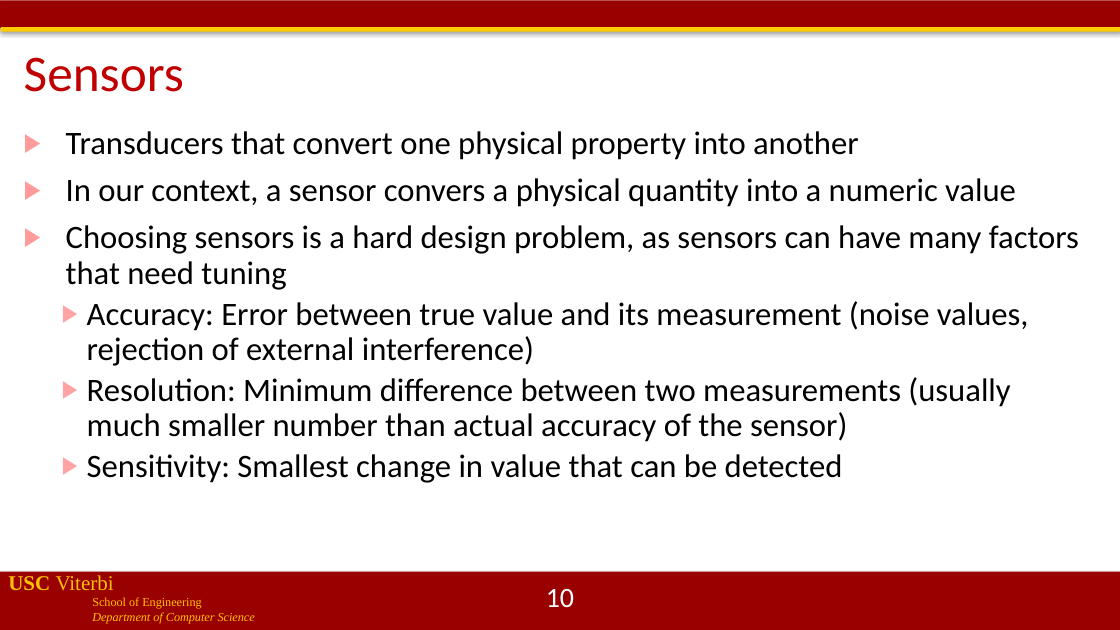
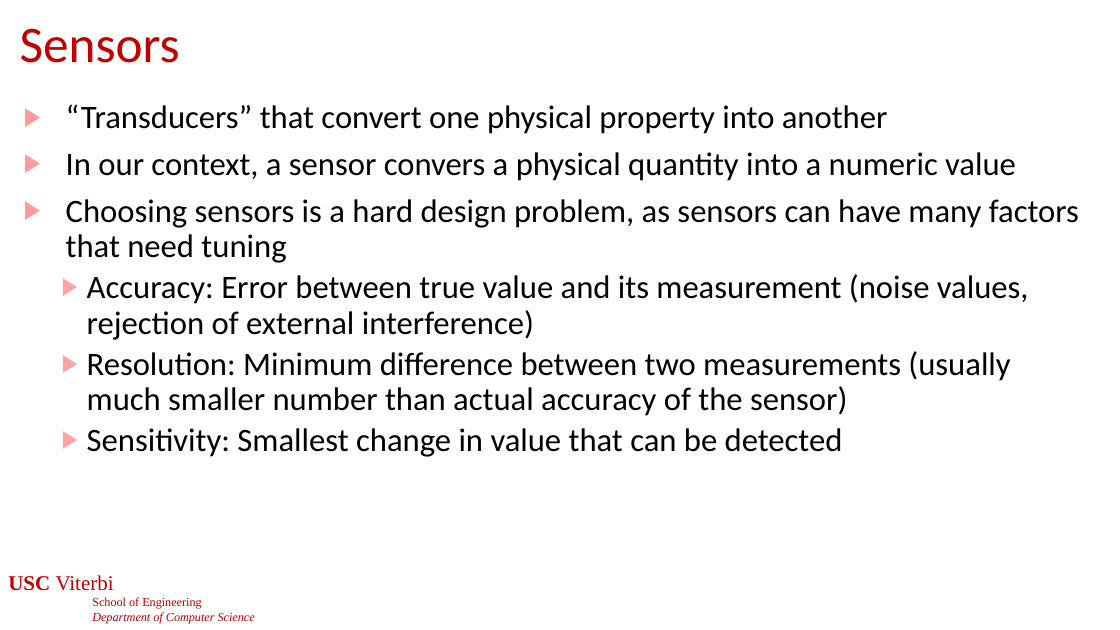
Before and after one commit to jdeshmukh/jdeshmukh.github.io, a slide deck: slide 10 of teaching/cs513slides/lecture11-SensingPerception.pptx. Drawn at 1120x630 pixels with LibreOffice and Linux fonts; fonts in the diff are those of the drawing; background and template pictures are left out. Boxes give left, top, right and bottom in pixels: in the first picture for what was removed or moved away, otherwise in the second. Text is boxed around its words. In the diff, an @@ line names an element or a change of style, - is before the commit and + after.

```diff
--- a/teaching/cs513slides/lecture11-SensingPerception.pptx
+++ b/teaching/cs513slides/lecture11-SensingPerception.pptx
@@ rectangle removed at bbox=[0, 0, 1120, 28] @@
@@ rectangle removed at bbox=[1, 27, 1120, 32] @@
@@ title "Sensors": place and size @@
-title "Sensors" at bbox=[24, 57, 184, 92]
+title "Sensors" at bbox=[20, 28, 180, 63]
@@ text "“Transducers” that convert one physical ...": place and size @@
-text "“Transducers” that convert one physical ..." at bbox=[66, 131, 1079, 483]
+text "“Transducers” that convert one physical ..." at bbox=[66, 104, 1079, 457]
@@ text at bbox=[66, 104, 888, 134]: text changed @@
-▶ Transducers that convert one physical property into another
+▶ “Transducers” that convert one physical property into another
@@ text "USC Viterbi" at bbox=[8, 575, 255, 624]: text colour #FFC000 to #C00000 @@
@@ rectangle removed at bbox=[0, 572, 1120, 630] @@
```
Also in this commit, not shown: 61 other slides changed, 2 slides added, 2 slides removed, 2 other files.
